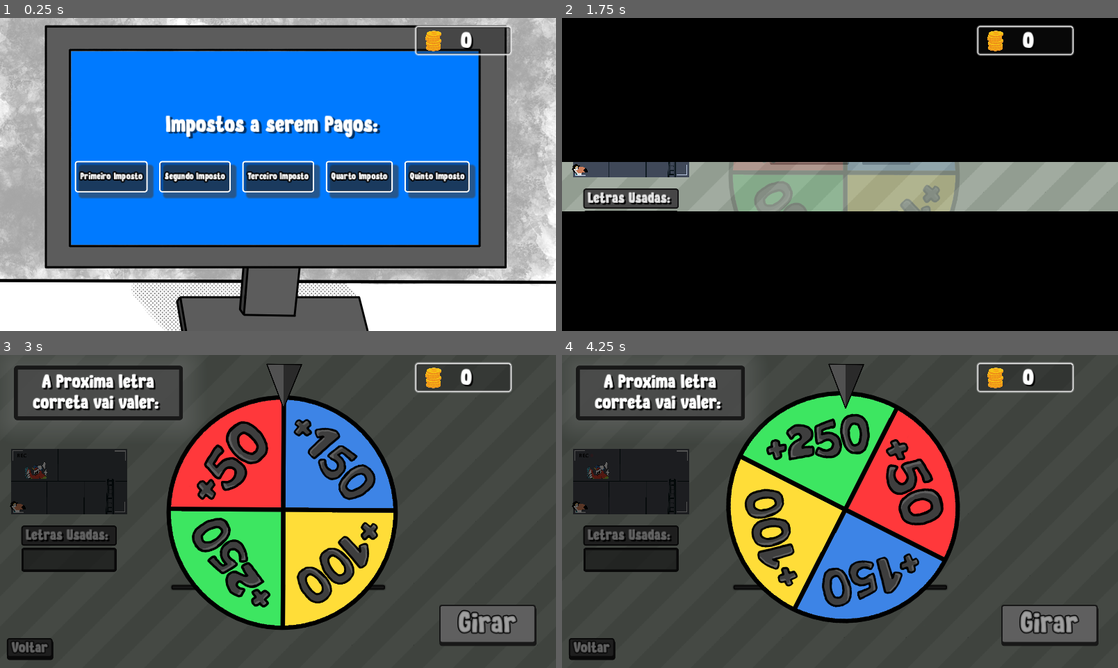
Above: before the commit, frames 1-4 (two rows, left to right).
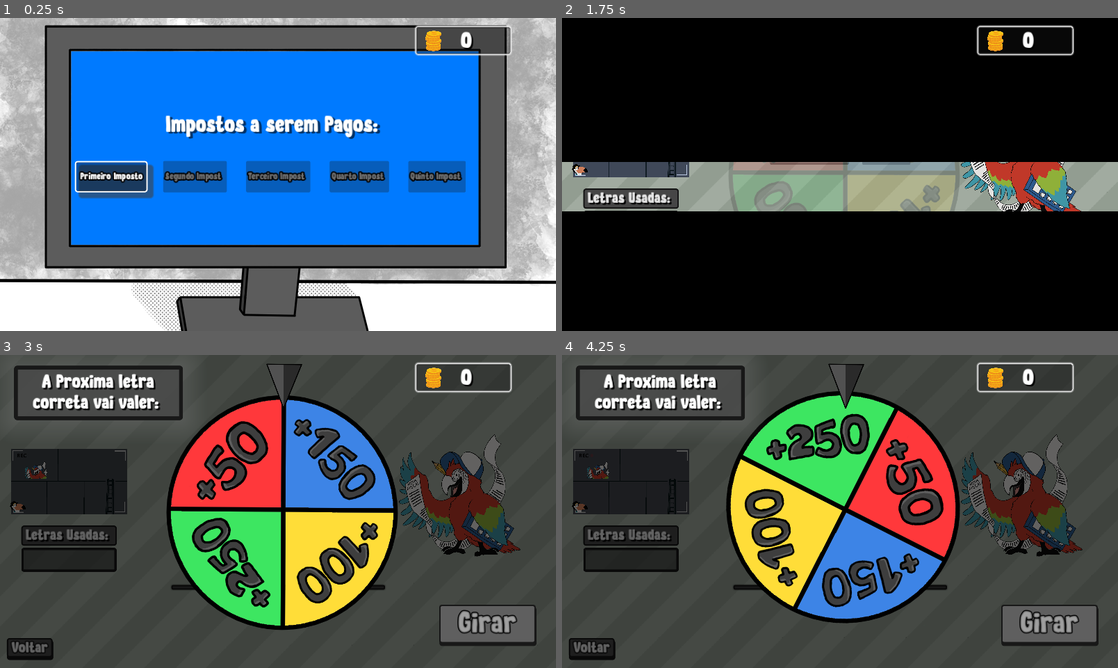
Above: after the commit, the same moments.

Repository: JhonyC13/guess-the-word-godot
Game: Godot game, scene res://scenes/fases.tscn
The game is run twice, just before and just after one commit, with the same random seed, the same clock (stepped at 60 frames per second) and the same inputs. This scene is started directly instead of the project's main scene.
Inputs (mouse positions are in pixels of both pictures, inside the frame that each line leads up to):
- Up to frame 1 (0.25 s): no input
- Up to frame 2 (1.75 s): click "Primeiro Imposto" at 0.5 s; click (756, 177) at 1.25 s, where only the run before the commit has a clickable "Segundo Imposto"
- Up to frame 3 (3 s): click "Voltar" at 2 s; click "Girar" at 2.75 s
- Up to frame 4 (4.25 s): click "Voltar" at 3.5 s

The runs differ from the first frame. In frame 1, 6.0% of the frame differs, in the area x 28-86%, y 45-58%; in frame 2, 2.4%; in frame 3, 4.5%; in frame 4, 4.5%.

Commit message:
adição do personagem com balão de fala quando o jogador acerta ou erra uma letra

Diff:
--- a/scenes/main.tscn
+++ b/scenes/main.tscn
@@ -11,7 +11,10 @@
 [ext_resource type="PackedScene" uid="uid://dks26u15bojov" path="res://scenes/hud.tscn" id="6_fd74w"]
 [ext_resource type="StyleBox" uid="uid://oxywqliom21b" path="res://themes/label_box.tres" id="7_c7dwp"]
 [ext_resource type="PackedScene" uid="uid://cuvbeu4gfc0d0" path="res://scenes/cenario_guarda.tscn" id="9_6mpf6"]
+[ext_resource type="Texture2D" uid="uid://bmluq7tjoegev" path="res://assets/balao_fala.png" id="10_hccvh"]
+[ext_resource type="Texture2D" uid="uid://cviuuxjcaqu1l" path="res://assets/arara_desenho.png" id="10_nsx4q"]
 [ext_resource type="PackedScene" uid="uid://thgtinhfcopk" path="res://scenes/imagem_camera.tscn" id="11_q3ont"]
+[ext_resource type="FontFile" uid="uid://cx63wo82a2xe3" path="res://fonts/Hey Comic.ttf" id="11_uqqiq"]
 [ext_resource type="AudioStream" uid="uid://cerh5pq143o45" path="res://sfx/point_sfx1.mp3" id="13_nwvon"]
 [ext_resource type="AudioStream" uid="uid://dcxx405il1vpa" path="res://sfx/point_sfx2.mp3" id="14_ns1gl"]
 [ext_resource type="AudioStream" uid="uid://doqr4ln63nx21" path="res://sfx/point_sfx3.mp3" id="15_25duh"]
@@ -183,6 +186,23 @@
 shadow_color = Color(0.0962049, 0.0962047, 0.0962047, 1)
 shadow_size = 1
 shadow_offset = Vector2(1, 5)
+
+[sub_resource type="Theme" id="Theme_ivlxi"]
+Label/colors/font_color = Color(0, 0, 0, 1)
+Label/font_sizes/font_size = 180
+Label/fonts/font = ExtResource("11_uqqiq")
+
+[sub_resource type="StyleBoxTexture" id="StyleBoxTexture_bh6pg"]
+texture = ExtResource("10_hccvh")
+texture_margin_left = 218.942
+texture_margin_top = 95.6645
+texture_margin_right = 101.609
+texture_margin_bottom = 198.093
+expand_margin_left = 15.0
+expand_margin_top = 15.0
+expand_margin_right = 15.0
+expand_margin_bottom = 15.0
+region_rect = Rect2(-0.589344, 104.857, 960.589, 643.888)
 
 [sub_resource type="Theme" id="Theme_sdjic"]
 Label/colors/font_color = Color(1, 1, 1, 1)
@@ -478,6 +498,26 @@
 theme_override_styles/focus = SubResource("StyleBoxFlat_sxmwe")
 text = "Voltar"
 
+[node name="arara" type="Sprite2D" parent="jogo/Control"]
+position = Vector2(952, 299)
+scale = Vector2(0.3, 0.3)
+texture = ExtResource("10_nsx4q")
+
+[node name="label_fala_personagem" type="Label" parent="jogo/Control"]
+modulate = Color(1, 1, 1, 0)
+layout_mode = 2
+offset_left = 856.0
+offset_top = 93.0
+offset_right = 2316.0
+offset_bottom = 900.0
+scale = Vector2(0.15, 0.15)
+theme = SubResource("Theme_ivlxi")
+theme_override_styles/normal = SubResource("StyleBoxTexture_bh6pg")
+text = "Boa! É isso aí!"
+horizontal_alignment = 1
+vertical_alignment = 1
+autowrap_mode = 3
+
 [node name="label_pontuacao_aumentou" type="Label" parent="jogo"]
 self_modulate = Color(1, 1, 1, 0)
 offset_left = 850.0
@@ -496,7 +536,6 @@
 position = Vector2(143, 262)
 
 [node name="cenario_guarda" parent="." instance=ExtResource("9_6mpf6")]
-visible = false
 modulate = Color(1, 1, 1, 0)
 
 [node name="point_sfx" type="AudioStreamPlayer" parent="."]
--- a/scripts/fases.gd
+++ b/scripts/fases.gd
@@ -8,22 +8,21 @@
 
 # Called when the node enters the scene tree for the first time.
 func _ready():
-	#match Global.maior_fase_desbloqueada:
-		#1:
-			#fase_2.disabled = true
-			#fase_3.disabled = true
-			#fase_4.disabled = true
-			#fase_5.disabled = true
-		#2:
-			#fase_3.disabled = true
-			#fase_4.disabled = true
-			#fase_5.disabled = true
-		#3:
-			#fase_4.disabled = true
-			#fase_5.disabled = true
-		#4:
-			#fase_5.disabled = true
-	pass
+	match Global.maior_fase_desbloqueada:
+		1:
+			fase_2.disabled = true
+			fase_3.disabled = true
+			fase_4.disabled = true
+			fase_5.disabled = true
+		2:
+			fase_3.disabled = true
+			fase_4.disabled = true
+			fase_5.disabled = true
+		3:
+			fase_4.disabled = true
+			fase_5.disabled = true
+		4:
+			fase_5.disabled = true
 
 func _on_fase_1_pressed():
 	Global.fase_atual = 1
--- a/scripts/main.gd
+++ b/scripts/main.gd
@@ -7,6 +7,7 @@
 @onready var container_letras_vazias = $jogo/Control/container_jogo/container_letras_vazias
 @onready var container_letras_usadas = $jogo/Control/container_letras_usadas
 @onready var label_letras_usadas = $jogo/Control/container_letras_usadas/VBoxContainer/label_letras_usadas
+@onready var label_fala_personagem = $jogo/Control/label_fala_personagem
 @onready var label_pontuacao_aumentou = $jogo/label_pontuacao_aumentou
 @onready var animation = $animation
 @onready var cenario_guarda = $cenario_guarda
@@ -25,6 +26,18 @@
 	"aproximando_4"
 ]
 
+@onready var frases_acertou = [
+	"Boa! É isso aí!",
+	"Tá quase lá!",
+	"Mais uma pra conta!",
+]
+
+@onready var frases_errou = [
+	"Ai não!",
+	"Ele ta chegando perto!",
+	"Putz!",
+]
+
 @onready var letras_usadas = [] #armazena as letras que o jogador utilizou
 
 @onready var cena_letra_vazia = preload("res://scenes/letra_vazia.tscn")
@@ -149,6 +162,12 @@
 			letra_enviada.editable = false
 			botao_enviar.disabled = true
 
+			label_fala_personagem.text = frases_acertou[randi_range(0, frases_acertou.size()-1)]
+			var balao_fala_fadein = get_tree().create_tween()
+			balao_fala_fadein.tween_property(label_fala_personagem, "modulate:a", 1, 0.5)
+			await get_tree().create_timer(1.5).timeout
+			var balao_fala_fadeout = get_tree().create_tween()
+			balao_fala_fadeout.tween_property(label_fala_personagem, "modulate:a", 0, 0.5)
 			label_pontuacao_aumentou.text = "+" + str(Global.pontosLetra)
 			label_pontuacao_aumentou.global_position = letras_vazias[i].global_position
 			animation.play("pontuacao_aumentou")
@@ -165,7 +184,6 @@
 			letra_enviada.editable = false
 			letra_enviada.release_focus()
 			botao_enviar.disabled = true
-			cenario_guarda.show()
 			var fade_tween = get_tree().create_tween() #tween para fazer um fade in na cena do guarda/fiscal
 			fade_tween.tween_property(cenario_guarda, "modulate:a", 1, 0.7)
 			await fade_tween.finished
@@ -177,10 +195,16 @@
 			fadeout_tween.tween_property(cenario_guarda, "modulate:a", 0, 0.5)
 			await fadeout_tween.finished
 
+			label_fala_personagem.text = frases_errou[randi_range(0, frases_errou.size()-1)]
+			var balao_fala_fadein = get_tree().create_tween()
+			balao_fala_fadein.tween_property(label_fala_personagem, "modulate:a", 1, 0.5)
+			await get_tree().create_timer(1.5).timeout
+			var balao_fala_fadeout = get_tree().create_tween()
+			balao_fala_fadeout.tween_property(label_fala_personagem, "modulate:a", 0, 0.5)
+
 			imagem_camera.chances_gastas += 1
 			imagem_camera.atualizar_posicao() #atualiza a posição do fiscal na imagem da camera
 
-			cenario_guarda.hide()
 			cont_anim += 1
 			botao_enviar.disabled = false
 			letra_enviada.editable = true
Binary file added: assets/balao_fala.png
Not shown, added: assets/balao_fala.png.import
Binary file added: fonts/Hey Comic.ttf
Not shown, added: fonts/Hey Comic.ttf.import
Not shown: 1 places in scenes/main.tscn that only renumber resources
